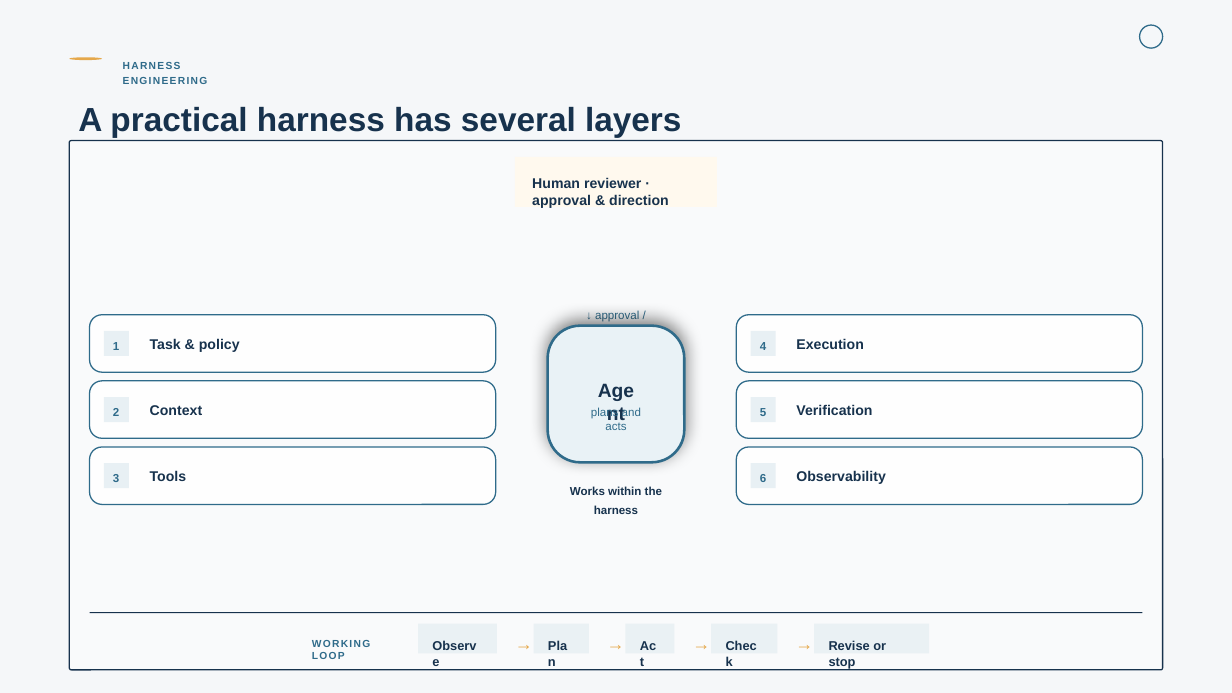
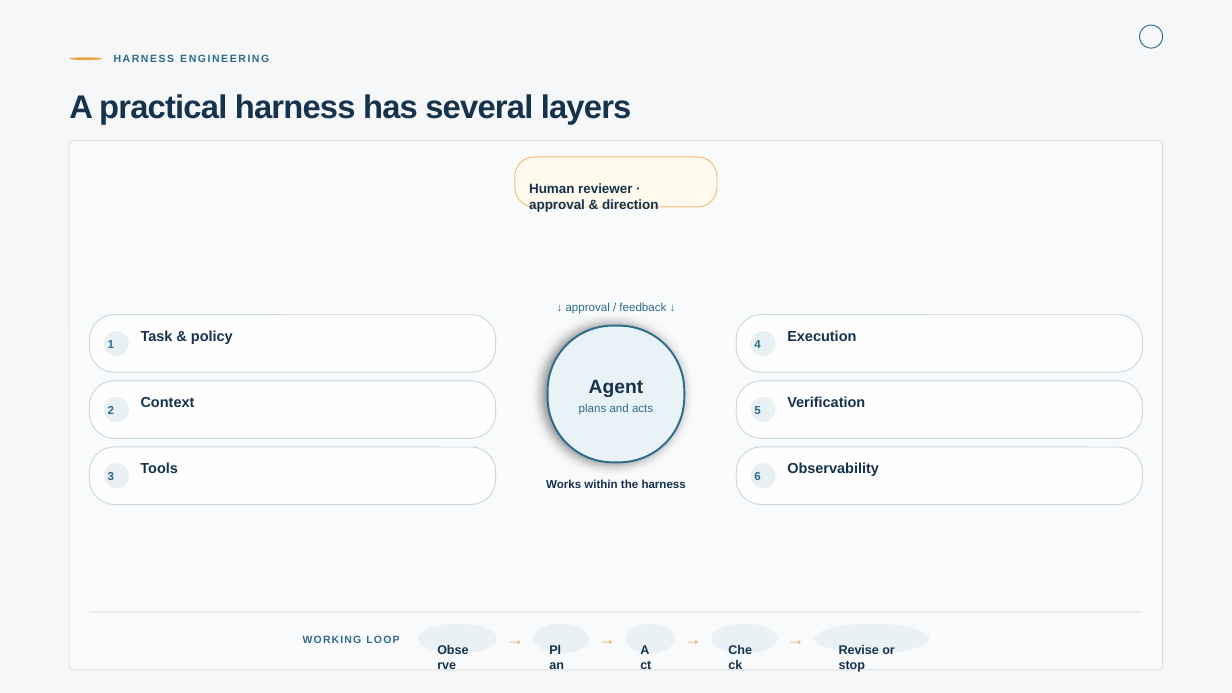
Before and after one commit to Dhanush-S-Gowda/loomvra, a slide deck: slide 4 of server/presentation.pptx. Drawn at 1232x693 pixels with LibreOffice and Linux fonts; fonts in the diff are those of the drawing. Boxes give left, top, right and bottom in pixels: in the first picture for what was removed or moved away, otherwise in the second. Text is boxed around its words. In the diff, an @@ line names an element or a change of style, - is before the commit and + after.

Commit message:
Support branded presentation generation
Add brand palettes, fonts, logos, and custom prompts, along with
slide-image references and improved rendering and PowerPoint sizing.

```diff
--- a/server/presentation.pptx
+++ b/server/presentation.pptx
@@ outline #2F6B8A 1 pt to #2F6B8A 0.75 pt; proportions changed in 7 elements at bbox=[90, 315, 496, 372], bbox=[90, 381, 496, 438], bbox=[90, 447, 496, 505], bbox=[737, 315, 1143, 372], bbox=[737, 381, 1143, 438], bbox=[737, 447, 1143, 505], bbox=[1140, 25, 1163, 48] @@
@@ text "HARNESS ENGINEERING" at bbox=[114, 54, 269, 62]: size 8 to 8.2 pt, letter spacing 1 to 1.2 pt; line spacing 1.2 to 9.9pt @@
@@ text "A practical harness has several ..." at bbox=[69, 94, 632, 125]: size 26 to 25.5 pt, letter spacing 0 to -0.6 pt; line spacing 1.12 to 28.6pt @@
@@ rounded rectangle at bbox=[69, 140, 1163, 670]: outline #17324D 1 pt to #17324D 0.75 pt; proportions changed @@
@@ rounded rectangle "Human reviewer ·" at bbox=[515, 157, 717, 207]: rectangle to rounded rectangle; outline none to #E5A84B 0.75 pt @@
@@ text in rounded rectangle at bbox=[529, 183, 659, 212]: text changed; size 11 to 10.5 pt @@
-Human reviewer · approval & direction
+Human reviewer ·
+approval & direction
@@ text "↓ approval / feedback ↓" at bbox=[566, 302, 666, 314]: line spacing 1.35 to 12.2pt @@
@@ rounded rectangle at bbox=[548, 325, 685, 462]: outline #2F6B8A 2 pt to #2F6B8A 1.5 pt; shadow changed; proportions changed @@
@@ text "Agent" at bbox=[589, 379, 643, 397]: line spacing 1 to 18pt @@
@@ text "plans and acts" at bbox=[579, 403, 653, 415]: line spacing 1 to 10.8pt @@
@@ text "Works within the harness" at bbox=[546, 479, 686, 488]: line spacing 1.35 to 12.2pt @@
@@ line spacing 1.3 to 11.7pt; rectangle to ellipse in 6 elements at bbox=[104, 331, 128, 356], bbox=[104, 397, 128, 422], bbox=[104, 463, 128, 488], bbox=[750, 331, 775, 356], bbox=[750, 397, 775, 422], bbox=[750, 463, 775, 488] @@
@@ size 11 to 11.2 pt; line spacing 1.3 to 14.6pt in 6 elements at bbox=[141, 330, 233, 344], bbox=[141, 397, 195, 407], bbox=[140, 462, 178, 473], bbox=[787, 330, 856, 341], bbox=[787, 396, 865, 407], bbox=[787, 462, 879, 476] @@
@@ rectangle removed at bbox=[90, 612, 1143, 613] @@
@@ line added from (90, 612) to (1142, 612), #17324D 0.75 pt @@
@@ size 14 to 13.5 pt; line spacing 1 to 16.2pt in 4 elements at bbox=[506, 628, 524, 649], bbox=[599, 628, 616, 649], bbox=[684, 628, 701, 649], bbox=[787, 628, 805, 649] @@
@@ size 10 to 9.8 pt; line spacing 1 to 11.7pt; rectangle to ellipse in 5 elements at bbox=[418, 624, 496, 653], bbox=[533, 624, 589, 653], bbox=[626, 624, 675, 653], bbox=[712, 624, 778, 653], bbox=[814, 624, 930, 653] @@
@@ text "WORKING LOOP" at bbox=[303, 635, 399, 643]: size 8 to 8.2 pt, letter spacing 1 to 0.8 pt; line spacing 1 to 9.9pt @@
```
Also in this commit, not shown: 9 other slides changed, 23 other files.
